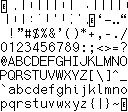
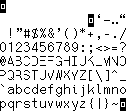
Two versions of the same layered image (128x112). Layer-by-layer changes:
hid "even" over [0, 0, 128, 111]
showed "odd", painted on it over [0, 0, 126, 111]
